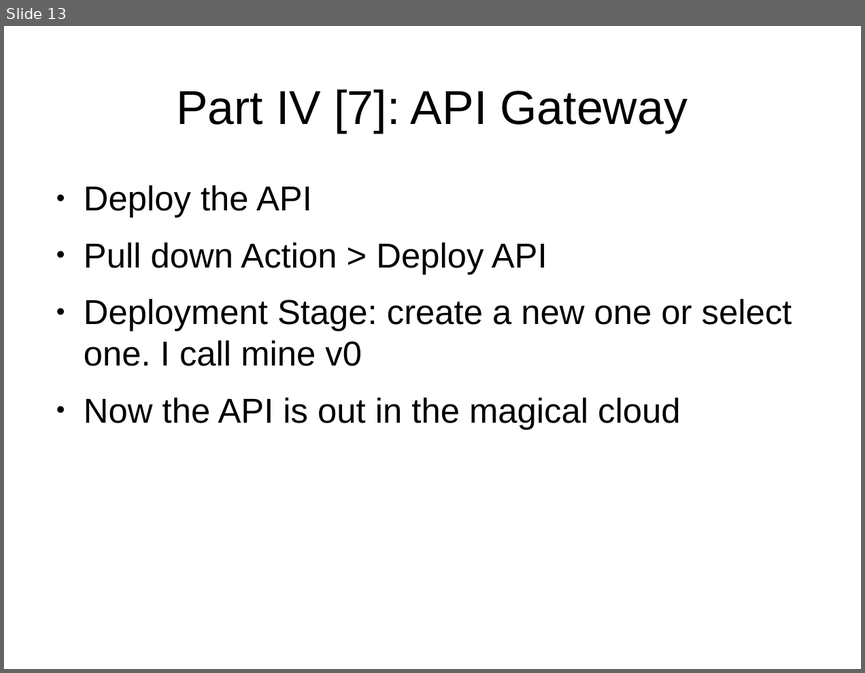
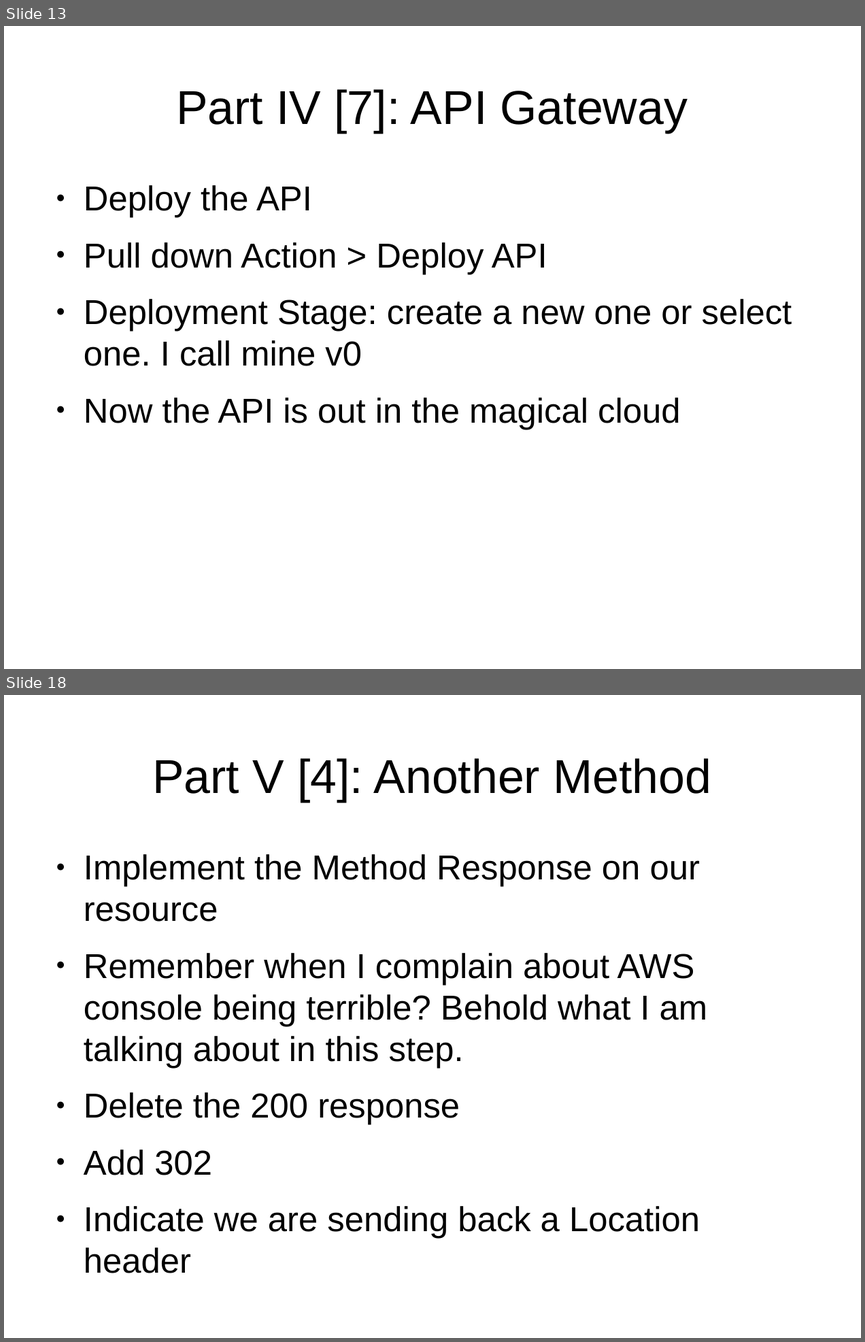
Before and after one commit to cmrsol/demo, a slide deck: api-gateway-how-to/API-GW_How-To.odp. Shown one above the other, each under a label of ours: slide 13 before the commit, slides 13 and 18 after it; the slides between them are not shown. The pictures are 865x673 and 865x1342 pixels, drawn with LibreOffice and Linux fonts; fonts in the diff are those of the drawing. Boxes give left, top, right and bottom in pixels: in the first picture for what was removed or moved away, otherwise in the second. Text is boxed around its words. In the diff, an @@ line names an element or a change of style, - is before the commit and + after.

```diff
--- a/api-gateway-how-to/API-GW_How-To.odp
+++ b/api-gateway-how-to/API-GW_How-To.odp
@@ slide 18 added at <box>4,695,861,1338</box>, background #FFFFFF @@
@@ title added at <box>152,758,711,802</box>, 44 pt, text #000000 @@
+Part V [4]: Another Method
@@ text added at <box>84,854,708,1273</box>, 32 pt, text #000000 @@
+● Implement the Method Response on our resource
+● Remember when I complain about AWS console being terrible? Behold what I am talking about in this step.
+● Delete the 200 response
+● Add 302
+● Indicate we are sending back a Location header
```
Also in this commit, not shown: 1 slide changed, 6 other slides added, 1 other file.
